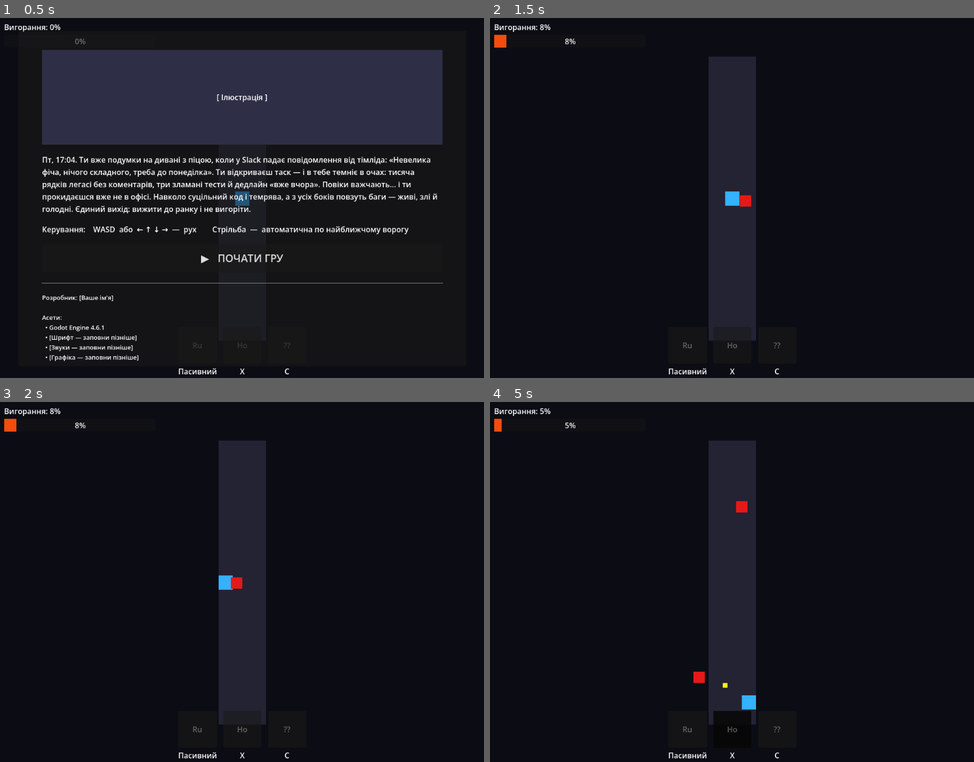
Above: before the commit, frames 1-4 (two rows, left to right).
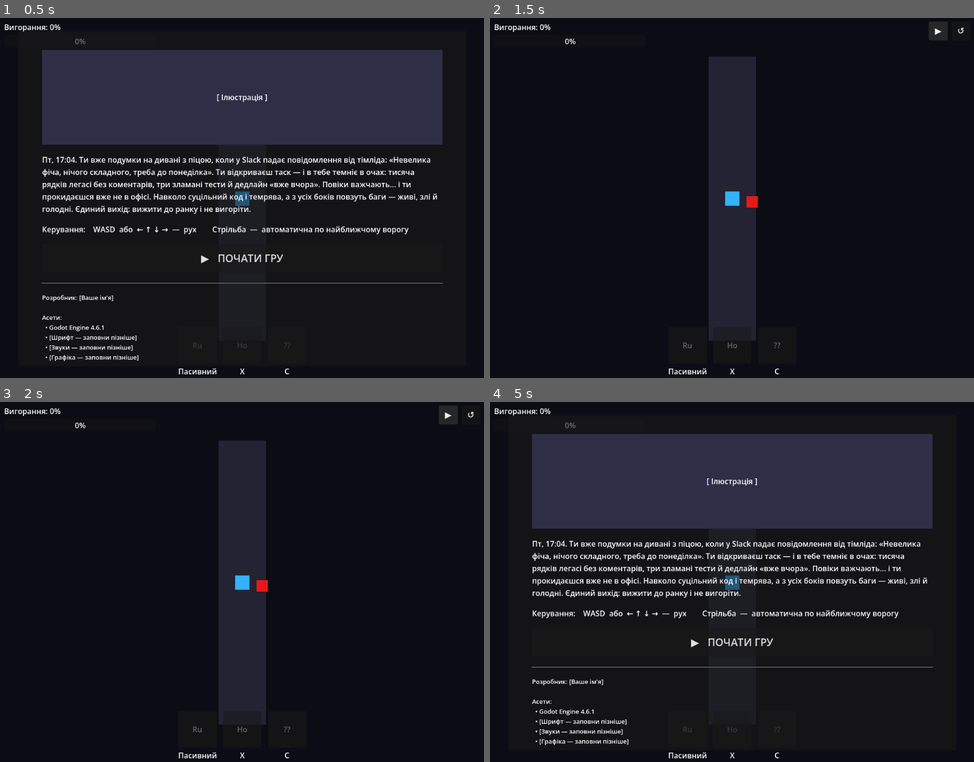
Above: after the commit, the same moments.

Repository: kodlon/DEVvsBUGS
Game: Godot game, scene res://scenes/main.tscn
Two runs of this game, one before a commit and one after it. Both use one fixed random seed, a clock stepped at 60 frames per second and the inputs below.
Inputs (mouse positions are in pixels of both pictures, inside the frame that each line leads up to):
- Up to frame 1 (0.5 s): no input
- Up to frame 2 (1.5 s): click "▶ ПОЧАТИ ГРУ" at 0.5 s; click (940, 32) at 1.25 s, where only the run after the commit has a clickable "⏸"
- Up to frame 3 (2 s): no input
- Up to frame 4 (5 s): click (940, 416) at 2 s, where only the run after the commit has a clickable "▶"; click (959, 416) at 2.75 s, where only the run after the commit has a clickable "↺"; tap Enter (ui_accept) at 3.5, 4.52, 4.55, 4.82 s; move the mouse to (838, 564) at 3.52 s; hold Right (ui_right) 3.53-4.28 s; hold Enter (ui_accept) 3.53-4.28 s; move the mouse to (635, 600) at 4.27 s; hold Down (ui_down) from 4.28 s (still down); tap X at 4.35 s

Frame 1 is identical in both runs. In frame 2, 0.4% of the frame differs, in the area x 0-98%, y 1-53%; in frame 3, 0.6%; in frame 4, 25%, in the area x 0-92%, y 1-96%.
Error before the commit: Trying to assign value of type 'RichTextLabel' to a variable of type 'Label'. (res://scripts/ui/skill_slot.gd:8)

Commit message:
added restart button

Diff:
--- a/scenes/main.tscn
+++ b/scenes/main.tscn
@@ -54,27 +54,57 @@
 
 [node name="GameOverPanel" type="Panel" parent="UI" unique_id=689915924]
 visible = false
-offset_left = 326.0
-offset_top = 224.0
-offset_right = 826.0
-offset_bottom = 424.0
+offset_left = 262.0
+offset_top = 234.0
+offset_right = 762.0
+offset_bottom = 494.0
 
-[node name="GOTitle" type="Label" parent="UI/GameOverPanel" unique_id=373892176]
-layout_mode = 0
-offset_top = 30.0
-offset_right = 500.0
-offset_bottom = 100.0
+[node name="GOVBox" type="VBoxContainer" parent="UI/GameOverPanel"]
+anchor_right = 1.0
+anchor_bottom = 1.0
+offset_left = 30.0
+offset_top = 20.0
+offset_right = -30.0
+offset_bottom = -20.0
+theme_override_constants/separation = 16
+alignment = 1
+
+[node name="GOTitle" type="Label" parent="UI/GameOverPanel/GOVBox"]
+size_flags_horizontal = 3
 theme_override_font_sizes/font_size = 42
 text = "ВИ ВИГОРІЛИ!"
 horizontal_alignment = 1
 
-[node name="GOSubtitle" type="Label" parent="UI/GameOverPanel" unique_id=938305681]
-layout_mode = 0
-offset_top = 130.0
-offset_right = 500.0
-offset_bottom = 170.0
-text = "Натисніть Enter для рестарту"
+[node name="GOSubtitle" type="Label" parent="UI/GameOverPanel/GOVBox"]
+size_flags_horizontal = 3
+text = "Ви не витримали тиску дедлайнів"
 horizontal_alignment = 1
+
+[node name="GORestartButton" type="Button" parent="UI/GameOverPanel/GOVBox"]
+size_flags_horizontal = 3
+custom_minimum_size = Vector2(0, 48)
+text = "↺   Спробувати ще раз"
+theme_override_font_sizes/font_size = 18
+
+[node name="TopBar" type="HBoxContainer" parent="UI"]
+anchor_right = 1.0
+offset_top = 10.0
+offset_right = -10.0
+offset_bottom = 50.0
+alignment = 2
+theme_override_constants/separation = 8
+
+[node name="PauseButton" type="Button" parent="UI/TopBar"]
+visible = false
+custom_minimum_size = Vector2(40, 40)
+text = "⏸"
+theme_override_font_sizes/font_size = 18
+
+[node name="RestartButton" type="Button" parent="UI/TopBar"]
+visible = false
+custom_minimum_size = Vector2(40, 40)
+text = "↺"
+theme_override_font_sizes/font_size = 18
 
 [node name="StartPanel" type="Panel" parent="UI" unique_id=1122334455]
 anchor_right = 1.0
--- a/scenes/ui/skill_slot.tscn
+++ b/scenes/ui/skill_slot.tscn
@@ -5,6 +5,7 @@
 [node name="SkillSlot" type="Control"]
 custom_minimum_size = Vector2(80, 105)
 mouse_filter = 0
+clip_contents = false
 script = ExtResource("1")
 
 [node name="VBox" type="VBoxContainer" parent="."]
@@ -42,8 +43,8 @@
 
 [node name="Tooltip" type="Panel" parent="."]
 visible = false
-position = Vector2(-55, -105)
-custom_minimum_size = Vector2(210, 80)
+position = Vector2(-180, -260)
+custom_minimum_size = Vector2(440, 240)
 
 [node name="Margin" type="MarginContainer" parent="Tooltip"]
 anchor_right = 1.0
@@ -58,4 +59,5 @@
 anchor_bottom = 1.0
 bbcode_enabled = true
 fit_content = true
+autowrap_mode = 3
 text = "..."
--- a/scripts/main.gd
+++ b/scripts/main.gd
@@ -4,8 +4,11 @@
 @onready var _burnout_label: Label = $UI/BurnoutLabel
 @onready var _burnout_bar: ProgressBar = $UI/BurnoutBar
 @onready var _game_over_panel: Panel = $UI/GameOverPanel
-@onready var _start_panel: Panel = $UI/StartPanel
-@onready var _start_button: Button = $UI/StartPanel/MarginContainer/VBoxContainer/StartButton
+@onready var _start_panel: Panel     = $UI/StartPanel
+@onready var _start_button: Button   = $UI/StartPanel/MarginContainer/VBoxContainer/StartButton
+@onready var _pause_button: Button   = $UI/TopBar/PauseButton
+@onready var _restart_button: Button = $UI/TopBar/RestartButton
+@onready var _go_restart: Button     = $UI/GameOverPanel/GOVBox/GORestartButton
 
 var _game_over := false
 
@@ -30,13 +33,26 @@
 	$UI/SkillBar/ActiveSlot1.setup(player.active_skill_1, "X")
 	$UI/SkillBar/ActiveSlot2.setup(player.active_skill_2, "C")
 
+	_start_button.pressed.connect(_on_start_pressed)
+	_pause_button.pressed.connect(_on_pause_pressed)
+	_restart_button.pressed.connect(_on_restart)
+	_go_restart.pressed.connect(_on_restart)
 	_start_panel.visible = true
-	_start_button.pressed.connect(_on_start_pressed)
 	get_tree().paused = true
 
 func _on_start_pressed() -> void:
 	_start_panel.visible = false
 	get_tree().paused = false
+	_pause_button.visible = true
+	_restart_button.visible = true
+
+func _on_pause_pressed() -> void:
+	get_tree().paused = !get_tree().paused
+	_pause_button.text = "▶" if get_tree().paused else "⏸"
+
+func _on_restart() -> void:
+	get_tree().paused = false
+	get_tree().reload_current_scene()
 
 func _setup_arena() -> void:
 	var offset := GameConfig.get_arena_offset()
@@ -61,12 +77,7 @@
 	if _game_over:
 		return
 	_game_over = true
-	# Ставимо ALWAYS перед паузою — інакше _unhandled_input не спрацює для рестарту
-	process_mode = Node.PROCESS_MODE_ALWAYS
 	get_tree().paused = true
 	_game_over_panel.visible = true
-
-func _unhandled_input(event: InputEvent) -> void:
-	if _game_over and event.is_action_pressed("ui_accept"):
-		get_tree().paused = false
-		get_tree().reload_current_scene()
+	_pause_button.visible = false
+	_restart_button.visible = false
--- a/scripts/skills/passive/skill_rubber_duck.gd
+++ b/scripts/skills/passive/skill_rubber_duck.gd
@@ -7,6 +7,7 @@
 	_player       = player
 	skill_name    = RubberDuckConfig.SKILL_NAME
 	description   = RubberDuckConfig.DESCRIPTION
+	_timer        = RubberDuckConfig.INTERVAL  # щоб перший тік не спрацював одразу
 
 func _process(delta: float) -> void:
 	if _player == null:
--- a/scripts/ui/skill_slot.gd
+++ b/scripts/ui/skill_slot.gd
@@ -4,14 +4,13 @@
 @onready var _cd_overlay: ColorRect = $VBox/SlotPanel/CooldownOverlay
 @onready var _empty_label: Label    = $VBox/SlotPanel/EmptyLabel
 @onready var _key_label: Label      = $VBox/KeyLabel
+@onready var _slot_panel: Panel      = $VBox/SlotPanel
 @onready var _tooltip: Panel        = $Tooltip
-@onready var _tooltip_text: Label   = $Tooltip/Margin/TooltipText
+@onready var _tooltip_text: RichTextLabel = $Tooltip/Margin/TooltipText
 
 var _skill = null
 
 func _ready() -> void:
-	mouse_entered.connect(_on_mouse_entered)
-	mouse_exited.connect(_on_mouse_exited)
 	_tooltip.visible = false
 
 func setup(skill, key_hint: String) -> void:
@@ -23,7 +22,6 @@
 		_tooltip_text.text = "Порожньо"
 		return
 
-	# Іконка
 	if skill.icon != null:
 		_icon.texture = skill.icon
 		_empty_label.visible = false
@@ -33,15 +31,15 @@
 	_tooltip_text.text = "[b]%s[/b]\n\n%s" % [skill.skill_name, skill.description]
 
 func _process(_delta: float) -> void:
+	# Тултіп — перевіряємо позицію миші напряму (надійніше ніж сигнали)
+	var mouse := get_global_mouse_position()
+	var slot_rect := _slot_panel.get_global_rect()
+	_tooltip.visible = not get_tree().paused and slot_rect.has_point(mouse) and _skill != null
+
+	# Кулдаун оверлей
 	if _skill == null or not _skill.has_method("get_cooldown_pct"):
 		_cd_overlay.visible = false
 		return
 	var pct: float = _skill.get_cooldown_pct()
 	_cd_overlay.visible = pct > 0.0
 	_cd_overlay.color = Color(0.0, 0.0, 0.0, 0.75 * pct)
-
-func _on_mouse_entered() -> void:
-	_tooltip.visible = true
-
-func _on_mouse_exited() -> void:
-	_tooltip.visible = false
